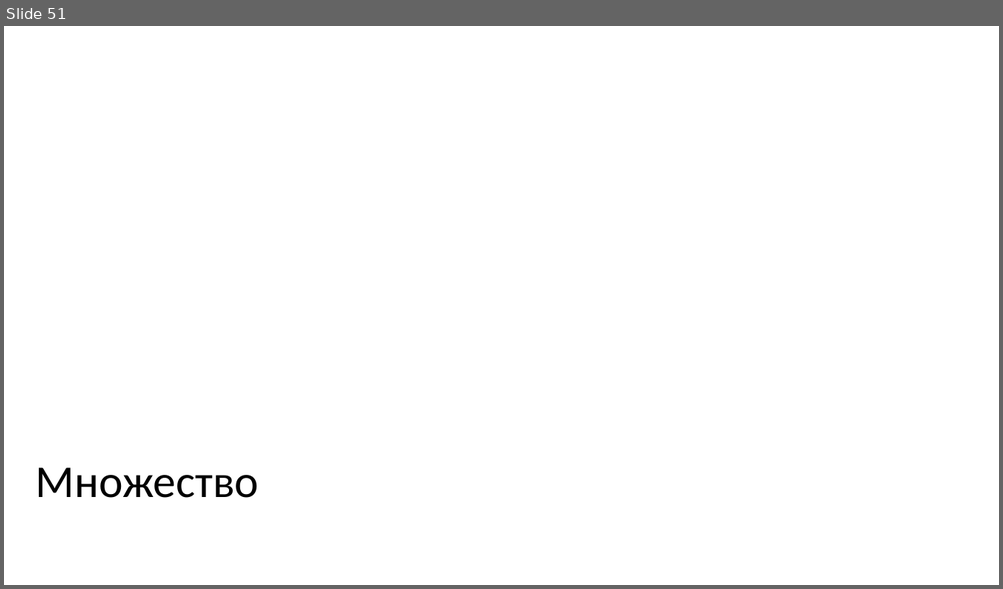
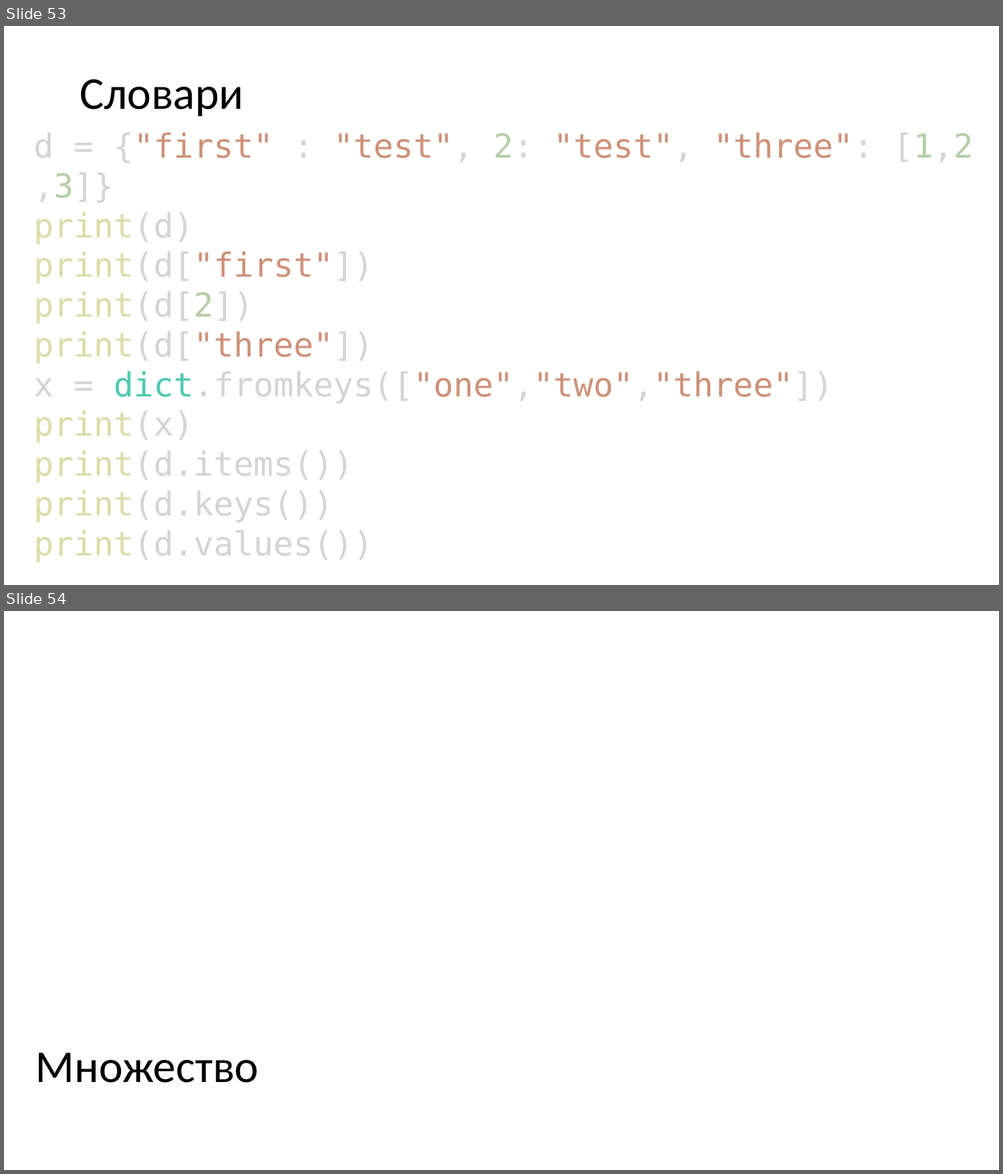
Before and after one commit to paveltsytovich/telegram-course, a slide deck: Presentation/Основы алгоритмизации и программирования.pptx. Shown one above the other, each under a label of ours: slide 51 before the commit, slides 53 and 54 after it. The pictures are 1003x589 and 1003x1174 pixels, drawn with LibreOffice and Linux fonts; fonts in the diff are those of the drawing. Boxes give left, top, right and bottom in pixels: in the first picture for what was removed or moved away, otherwise in the second. Text is boxed around its words. In the diff, an @@ line names an element or a change of style, - is before the commit and + after.

```diff
--- a/Presentation/Основы алгоритмизации и программирования.pptx
+++ b/Presentation/Основы алгоритмизации и программирования.pptx
@@ slide 53 added at (x1=4, y1=26, x2=999, y2=585), background #FFFFFF @@
@@ title added at (x1=79, y1=79, x2=243, y2=116), 44 pt, text #000000 @@
+Словари
@@ text added at (x1=34, y1=133, x2=973, y2=562), 32 pt, text #D4D4D4 @@
+d = {"first" : "test", 2: "test", "three": [1,2,3]}
+print(d)
+print(d["first"])
+print(d[2])
+print(d["three"])
+x = dict.fromkeys(["one","two","three"])
+print(x)
+print(d.items())
+print(d.keys())
+print(d.values())
@@ what was slide 51 is now slide 54 @@
```
Also in this commit, not shown: 6 other slides added.
